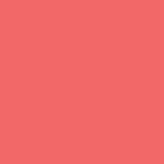
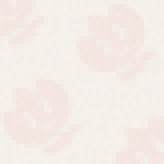
Layers edited between the first and the second 164x164 image:
added layer "Idea(4).png" above "Tile.png" over [0, 0, 164, 164]
